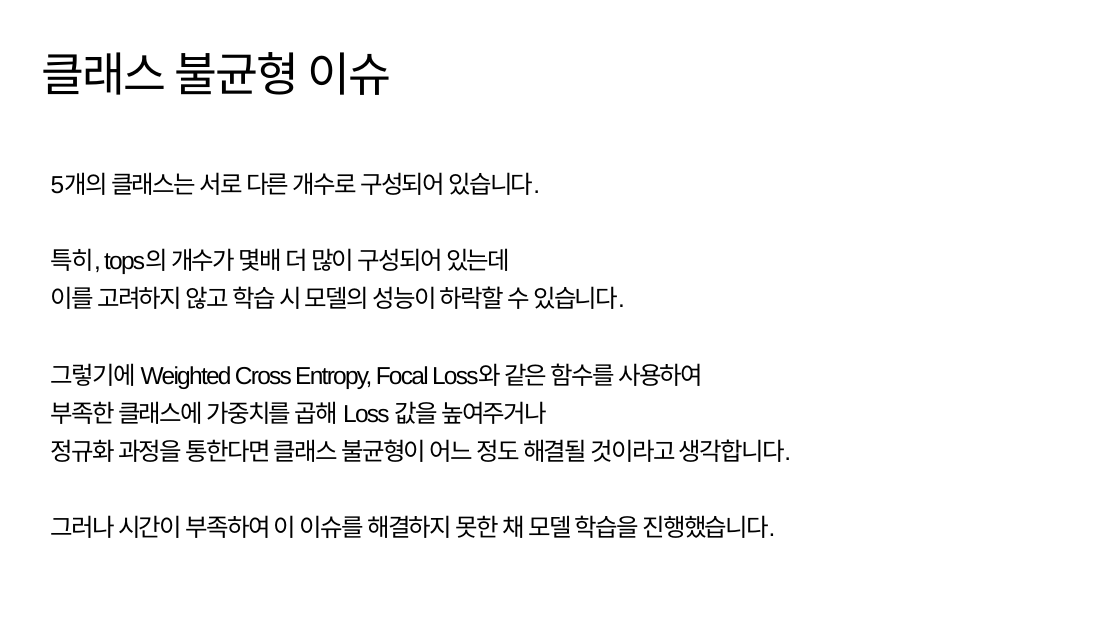
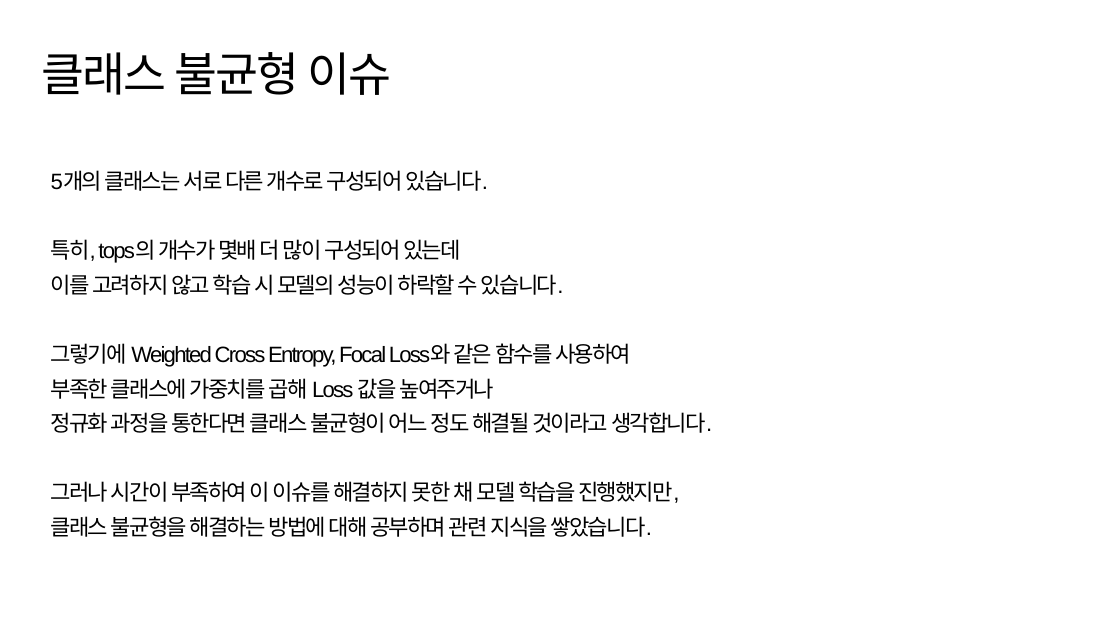
Before and after one commit to suk-6/22-dcc, a slide deck: slide 15 of 춘식이 발표자료.pptx (slide 17 before the commit). Drawn at 1120x630 pixels with LibreOffice and Linux fonts; fonts in the diff are those of the drawing; background and template pictures are left out. Boxes give left, top, right and bottom in pixels: in the first picture for what was removed or moved away, otherwise in the second. Text is boxed around its words. In the diff, an @@ line names an element or a change of style, - is before the commit and + after.

```diff
--- a/춘식이 발표자료.pptx
+++ b/춘식이 발표자료.pptx
@@ text at <box>51,170,712,433</box>: size 21 to 19 pt in "5개의 클래스는 서로 다른 개수로 구성되어 있습니다.", "특히, tops의 개수가 몇배 더 많이 구성되어 ...", "이를 고려하지 않고 학습 시 모델의 성능이 ...", "그렇기에 Weighted Cross Entropy, Focal Loss와 같은 ..." and 2 more places @@
@@ text at <box>51,481,679,537</box>: text changed; size 21 to 19 pt @@
-그러나 시간이 부족하여 이 이슈를 해결하지 못한 채 모델 학습을 진행했습니다.
+그러나 시간이 부족하여 이 이슈를 해결하지 못한 채 모델 학습을 진행했지만,
+클래스 불균형을 해결하는 방법에 대해 공부하며 관련 지식을 쌓았습니다.
```
Also in this commit, not shown: 1 other slide changed, 2 slides removed.
